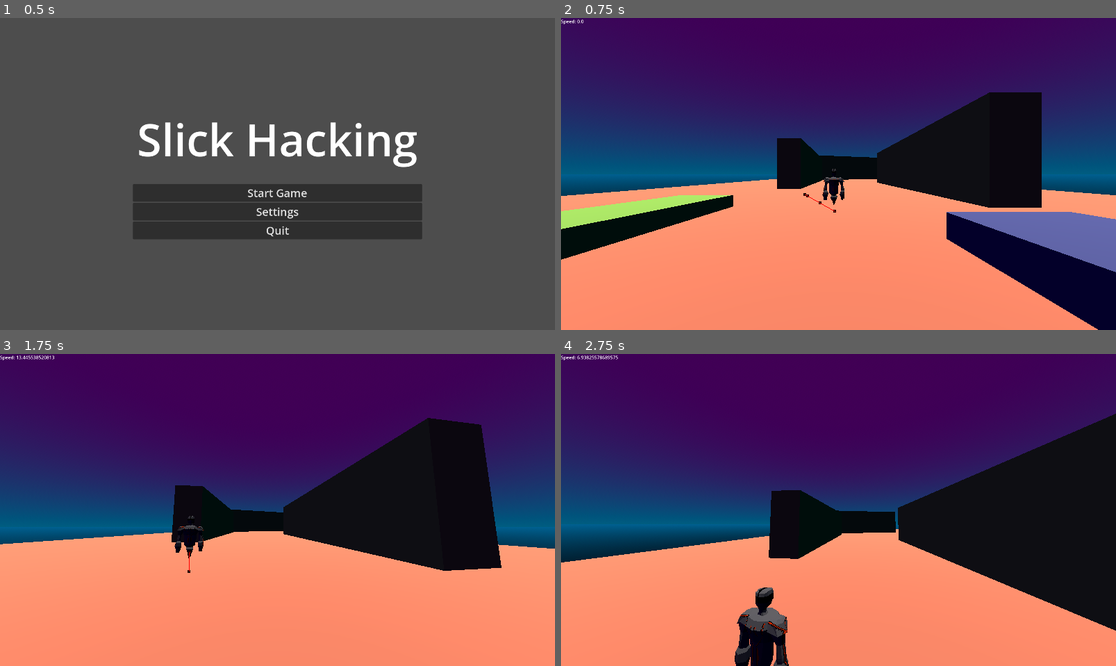
Above: before the commit, frames 1-4 (two rows, left to right).
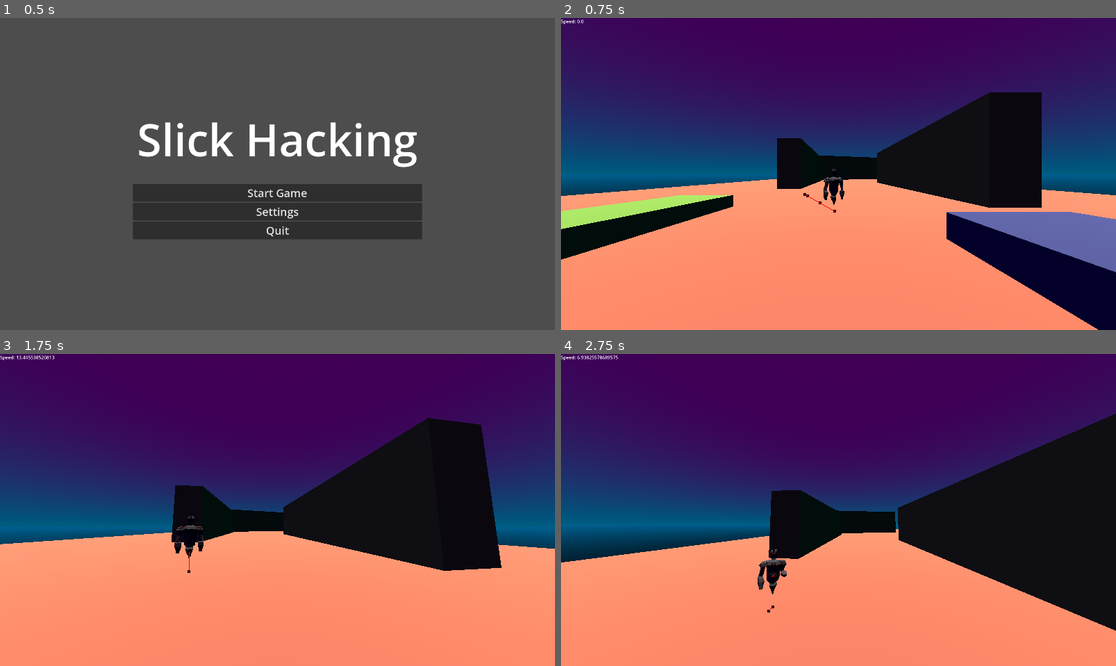
Above: after the commit, the same moments.

Repository: Sirrah025/big-mode-slick-game
Game: Godot game, scene res://Scenes/Menus/main_menu.tscn
Same seed, same stepped clock (60 frames per second), same inputs: the game is played once before the commit and once after it.
Inputs (mouse positions are in pixels of both pictures, inside the frame that each line leads up to):
- Up to frame 1 (0.5 s): no input
- Up to frame 2 (0.75 s): click "Start Game" at 0.5 s
- Up to frame 3 (1.75 s): move the mouse to (305, 510) at 1.27 s; hold W (Forward) from 1.28 s (still down); right-click (305, 510) at 1.35 s; tap Space (Jump) at 1.52 s
- Up to frame 4 (2.75 s): keep holding W (Forward); move the mouse to (810, 510) at 2.02 s; tap Ctrl (Sliding) at 2.1 s; tap Space (Jump) at 2.27 s

Frame 1 is identical in both runs. In frame 2, less than 0.1% of the frame differs, in the area x 47-52%, y 48-59%; in frame 3, less than 0.1%; in frame 4, 2.0%, in the area x 31-42%, y 62-100%.

Commit message:
Transition to Aggressive and animation playback works..
Fixed and refactored code in enemy movement and enemy states. The aggressive state works and performs the necessary pathfinding logic. There is a quirk where the path seems to have a slight offset. So The enemy will jitter at the sweet spot the player is at. Attack animation doesn't seem to playback effectively. Which is the next fix to perform.

Diff:
--- a/slick_game/Entities/enemies/Ranged/enemy.tscn
+++ b/slick_game/Entities/enemies/Ranged/enemy.tscn
@@ -10,6 +10,9 @@
 [ext_resource type="Script" uid="uid://ddtnqi1undu5d" path="res://Scripts/Enemies/States/idle.gd" id="8_xc2wx"]
 [ext_resource type="Script" uid="uid://cmut33u2o3scq" path="res://Scripts/Enemies/States/attack.gd" id="9_ryoam"]
 [ext_resource type="Script" uid="uid://dmgiit17ys18i" path="res://Scripts/Enemies/States/aggressive.gd" id="9_uyk2m"]
+
+[sub_resource type="SphereShape3D" id="SphereShape3D_ryoam"]
+radius = 8.0
 
 [sub_resource type="AnimationNodeAnimation" id="AnimationNodeAnimation_ryoam"]
 animation = &"Fire"
@@ -64,9 +67,10 @@
 "states/Ready Fire/node" = SubResource("AnimationNodeAnimation_lkdd0")
 "states/Ready Fire/position" = Vector2(539, 100)
 transitions = ["Start", "Idle", SubResource("AnimationNodeStateMachineTransition_xc2wx"), "Fire", "End", SubResource("A …(363 unchanged characters)…
-graph_offset = Vector2(-55, 2)
+graph_offset = Vector2(-84, -13)
 
 [sub_resource type="AnimationNodeBlendTree" id="AnimationNodeBlendTree_r5bsr"]
+graph_offset = Vector2(-630, 99)
 nodes/output/position = Vector2(660, 140)
 nodes/Animation/node = SubResource("AnimationNodeAnimation_pa5df")
 nodes/Animation/position = Vector2(-380, 380)
@@ -91,6 +95,10 @@
 min_attack_margin = 3.0
 max_attack_margin = 9.0
 
+[node name="VisibleOnScreenEnabler3D" type="VisibleOnScreenEnabler3D" parent="." unique_id=471586035]
+transform = Transform3D(1, 0, 0, 0, 1, 0, 0, 0, 1, 0, 1.4175256, 0.04169178)
+aabb = AABB(-0.8566707, -1.3326589, -0.39766416, 1.7133414, 2.6653178, 0.7953283)
+
 [node name="NavigationAgent3D" type="NavigationAgent3D" parent="." unique_id=1252521370]
 path_desired_distance = 12.0
 target_desired_distance = 3.0
@@ -98,18 +106,38 @@
 
 [node name="FaceDirection" type="Node3D" parent="." unique_id=1571494642]
 
+[node name="Vision" type="Node3D" parent="FaceDirection" unique_id=1385892364]
+unique_name_in_owner = true
+transform = Transform3D(-1, 0, -8.742278e-08, 0, 1, 0, 8.742278e-08, 0, -1, 0, 2.395, 0)
+
+[node name="RayCast3D" type="RayCast3D" parent="FaceDirection/Vision" unique_id=272358943]
+target_position = Vector3(0, 0, 20)
+
+[node name="RayCast3D2" type="RayCast3D" parent="FaceDirection/Vision" unique_id=975641300]
+target_position = Vector3(-13, 0, 13)
+
+[node name="RayCast3D3" type="RayCast3D" parent="FaceDirection/Vision" unique_id=430874097]
+target_position = Vector3(13, 0, 13)
+
+[node name="Near Vision" type="Area3D" parent="FaceDirection" unique_id=673163198]
+transform = Transform3D(1, 0, 0, 0, 1, 0, 0, 0, 1, 0, 2.395, 0)
+
+[node name="CollisionShape3D" type="CollisionShape3D" parent="FaceDirection/Near Vision" unique_id=809951471]
+shape = SubResource("SphereShape3D_ryoam")
+
 [node name="Ranged Enemy" parent="." unique_id=291246549 instance=ExtResource("1_ar4ve")]
+transform = Transform3D(-1, 0, -8.742278e-08, 0, 1, 0, 8.742278e-08, 0, -1, 0, 0, 0)
 
 [node name="Skeleton3D" parent="Ranged Enemy/Ranged Armature" parent_id_path=PackedInt32Array(291246549, 794327750) index="0" unique_id=1077688716]
-bones/1/position = Vector3(0, 1.7728506, 0)
-bones/5/rotation = Quaternion(0.0064260643, 0.04872845, -0.5822865, 0.8114967)
-bones/6/rotation = Quaternion(0.05068841, -4.2782973e-05, -0.035743777, 0.9980747)
-bones/8/rotation = Quaternion(0.0064260904, -0.04872849, 0.5822865, 0.8114967)
-bones/9/rotation = Quaternion(0.05068841, 4.2782973e-05, 0.035743777, 0.9980747)
-bones/10/position = Vector3(2.0993812, 1.3935988, -6.8738746e-07)
-bones/11/position = Vector3(-2.3641672, -0.060679875, -0.9693103)
-bones/12/position = Vector3(-2.0993812, 1.3935988, -6.8738746e-07)
-bones/13/position = Vector3(2.3641672, -0.060679875, -0.9693103)
+bones/1/position = Vector3(0, 1.8369312, 0)
+bones/5/rotation = Quaternion(-0.26579824, -0.1738688, -0.49822935, 0.8067766)
+bones/6/rotation = Quaternion(0.65280277, -2.5738034e-05, -0.46033502, 0.60161483)
+bones/8/rotation = Quaternion(-0.31801873, 0.15927142, 0.5069328, 0.7851852)
+bones/9/rotation = Quaternion(0.67518896, 2.4121255e-05, 0.47612092, 0.56340826)
+bones/10/position = Vector3(2.1374474, 3.899799, 1.7322459)
+bones/11/position = Vector3(-1.9202275, -2.070725, -4.866846)
+bones/12/position = Vector3(-2.0701807, 3.9726698, 1.5263634)
+bones/13/position = Vector3(2.364166, -2.6123853, -5.385218)
 
 [node name="AnimationTree" type="AnimationTree" parent="." unique_id=24667294]
 root_node = NodePath("../Ranged Enemy")
@@ -157,6 +185,8 @@
 [node name="Reaction Timer" type="Timer" parent="." unique_id=617705300]
 
 [connection signal="navigation_finished" from="NavigationAgent3D" to="." method="_on_navigation_agent_3d_navigation_finished"]
+[connection signal="body_entered" from="FaceDirection/Near Vision" to="Aggression State Machine/Idle" method="_activate_aggression" unbinds=1]
+[connection signal="animation_finished" from="Ranged Enemy/AnimationPlayer" to="Aggression State Machine/Aggressive" method="_on_animation_player_animation_finished"]
 [connection signal="animation_finished" from="AnimationTree" to="Aggression State Machine/Attack" method="_on_animation_tree_animation_finished"]
 [connection signal="damage" from="Hitbox Component" to="Health Component" method="_on_damage"]
 [connection signal="entity_died" from="Health Component" to="." method="_on_entity_died"]
--- a/slick_game/Scenes/Levels/prototype_scene.tscn
+++ b/slick_game/Scenes/Levels/prototype_scene.tscn
@@ -150,6 +150,5 @@
 min_attack_margin = 6.0
 max_attack_margin = 12.0
 Idle_Path = NodePath("../Path3D")
-activation_margin = 12.0
 
 [node name="Pause Menu" parent="." unique_id=1489435571 instance=ExtResource("5_8goci")]
--- a/slick_game/Scripts/Enemies/States/aggressive.gd
+++ b/slick_game/Scripts/Enemies/States/aggressive.gd
@@ -9,8 +9,8 @@
 ## Virtual function
 ## Called upon state entering StateMachine
 func enter() -> void:
+	parent.nav_agent.navigation_finished.emit()
 	ready_weapons.emit()
-	set_nav_target()
 
 ## Virtual function
 ## Called upon state exiting State Machine
@@ -28,16 +28,18 @@
 ## var delta: delta from _physics_process
 func physics_update(delta) -> void:
 	if parent.check_target_reached(parent.player_target.global_position):
-		parent.nav_agent.target_reached.emit()
+		parent.nav_agent.navigation_finished.emit()
 
 func set_nav_target() -> void:
+	var target_direction #
 	var target_pos = parent.player_target.global_position
 	if target_pos.distance_to(parent.global_position) > parent.max_attack_margin:
-		var direction = (parent.global_position - target_pos).normalized()
-		target_pos -= direction * parent.max_attack_margin
+		target_direction = (parent.global_position - target_pos).normalized()
+		# target_pos -= direction * parent.max_attack_margin
 	elif target_pos.distance_to(parent.global_position) < parent.min_attack_margin:
-		var direction = (target_pos - parent.global_position).normalized()
-		target_pos += direction * parent.min_attack_margin
+		target_direction = (target_pos - parent.global_position).normalized()
+		# target_pos += direction * parent.min_attack_margin
+	parent.nav_agent.target_position = target_direction
 
 ## Virtual function
 ## Called for pathfinding states
@@ -49,4 +51,10 @@
 		):
 		set_nav_target()
 	else:
+		parent.nav_agent.target_position = parent.global_position
 		state_machine.change_state($"../Attack")
+
+
+func _on_animation_player_animation_finished(anim_name: StringName) -> void:
+	if anim_name == "Ready Fire":
+		set_nav_target()
--- a/slick_game/Scripts/Enemies/States/attack.gd
+++ b/slick_game/Scripts/Enemies/States/attack.gd
@@ -9,7 +9,8 @@
 ## Virtual function
 ## Called upon state entering StateMachine
 func enter() -> void:
-	fire_weapons.emit()
+	parent.velocity = Vector3(0,0,0)
+	fire_weapon()
 
 ## Virtual function
 ## Called upon state exiting State Machine
--- a/slick_game/Scripts/Enemies/States/idle.gd
+++ b/slick_game/Scripts/Enemies/States/idle.gd
@@ -4,6 +4,7 @@
 
 @onready var state_machine = get_parent()
 
+@onready var vision_raycasts = %Vision.get_children()
 
 ## Virtual function
 ## Called upon state entering StateMachine
@@ -19,9 +20,9 @@
 ## Called within _process
 ## var delta: delta from _process
 func update(delta) -> void:
-	# during Idle State
-	if activated_by_player():
-		state_machine.change_state($"../Aggressive")
+	for vision_raycast in vision_raycasts:
+		if vision_raycast.is_colliding():
+			_activate_aggression()
 
 ## Virtual function
 ## Called within _physics_process
@@ -45,9 +46,6 @@
 	# Set target_position to new position on idle path
 	parent.set_new_idle_target_pos()
 
-func activated_by_player() -> bool:
-	if (
-		parent.player_target.global_position.distance_to(parent.global_position) < parent.activation_margin
-	):
-		return true
-	return false
+func _activate_aggression() -> void:
+	print_debug("We are aggressive now")
+	state_machine.change_state($"../Aggressive")
--- a/slick_game/Scripts/Enemies/enemy_animation_tree.gd
+++ b/slick_game/Scripts/Enemies/enemy_animation_tree.gd
@@ -11,8 +11,8 @@
 	pass
 
 func _on_ready_weapons():
-	set("parameters/StateMachine/playback", "At Ready")
+	get("parameters/StateMachine/playback").travel("Ready Fire")
 
 
 func _on_fire_weapons():
-	set("parameters/StateMachine/playback", "Fire")
+	get("parameters/StateMachine/playback").travel("Fire")
--- a/slick_game/Scripts/Enemies/enemy_movement.gd
+++ b/slick_game/Scripts/Enemies/enemy_movement.gd
@@ -3,15 +3,14 @@
 @export_category("Attack Parameters")
 @export var min_attack_margin: = 0.0
 @export var max_attack_margin: float
-@export var Idle_Path: Path3D
-@onready var Idle_Path_Curve = Idle_Path.get_curve()
-var Idle_Targets_index: int
-@export var activation_margin := 0.0
 
 
 @export_category("Movement Data")
 @export var speed = 5.0
 @export var turn_speed = 4.0
+@export var Idle_Path: Path3D
+@onready var Idle_Path_Curve = Idle_Path.get_curve()
+var Idle_Targets_index: int
 
 
 @onready var nav_agent := $NavigationAgent3D
@@ -43,18 +42,26 @@
 		print_debug("Skipping to next frame")
 		await get_tree().physics_frame
 	# We grab destination and subtract our global_position from it
-	var destination = nav_agent.get_next_path_position()
-	var target_vector = destination - global_transform.origin
-	# if local_destination.length_squared() > 1.0:
-	target_vector = target_vector.normalized() * speed
-	# We set velocity
-	velocity = target_vector
-	#velocity = velocity.move_toward(velocity, delta)
-	# Make model look at target
-	if not destination.is_equal_approx(global_position):
-		look_at(Vector3(-destination.x, global_position.y, -destination.z), Vector3.UP)
+	if nav_agent.target_position == global_position:
+		velocity = global_position
+		look_at_target(player_target.global_position)
+	else:
+		var destination = nav_agent.get_next_path_position()
+		var target_vector = destination - global_transform.origin
+		# if local_destination.length_squared() > 1.0:
+		target_vector = target_vector.normalized() * speed
+		# We set velocity
+		velocity = target_vector
+		#velocity = velocity.move_toward(velocity, delta)
+		look_at_target(destination)
+	move_and_slide()
+
+# Make model look at target
+func look_at_target(target) -> void:
+	if not target.is_equal_approx(global_position):
+		look_at(Vector3(target.x, global_position.y, target.z), Vector3.UP)
 		rotate_y(deg_to_rad(Forward_Direction.rotation.y * turn_speed))
-	move_and_slide()
+
 
 # helper function
 func check_target_reached(target: Vector3) -> bool:
@@ -79,8 +86,7 @@
 
 
 func _on_entity_died() -> void:
-	# queue_free()
-	pass # Replace with function body.
+	queue_free()
 
 
 func _on_navigation_agent_3d_navigation_finished() -> void:
